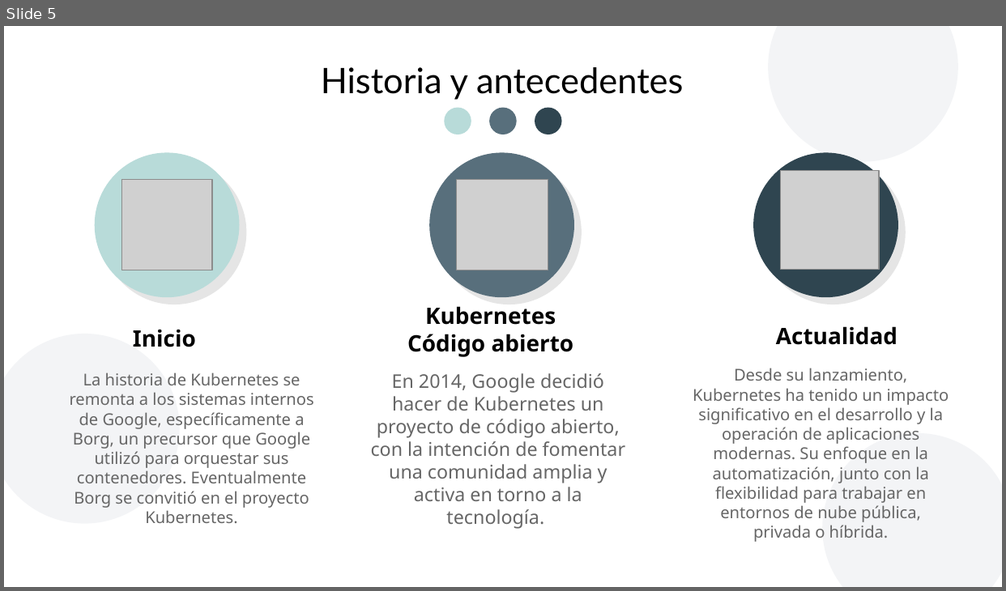
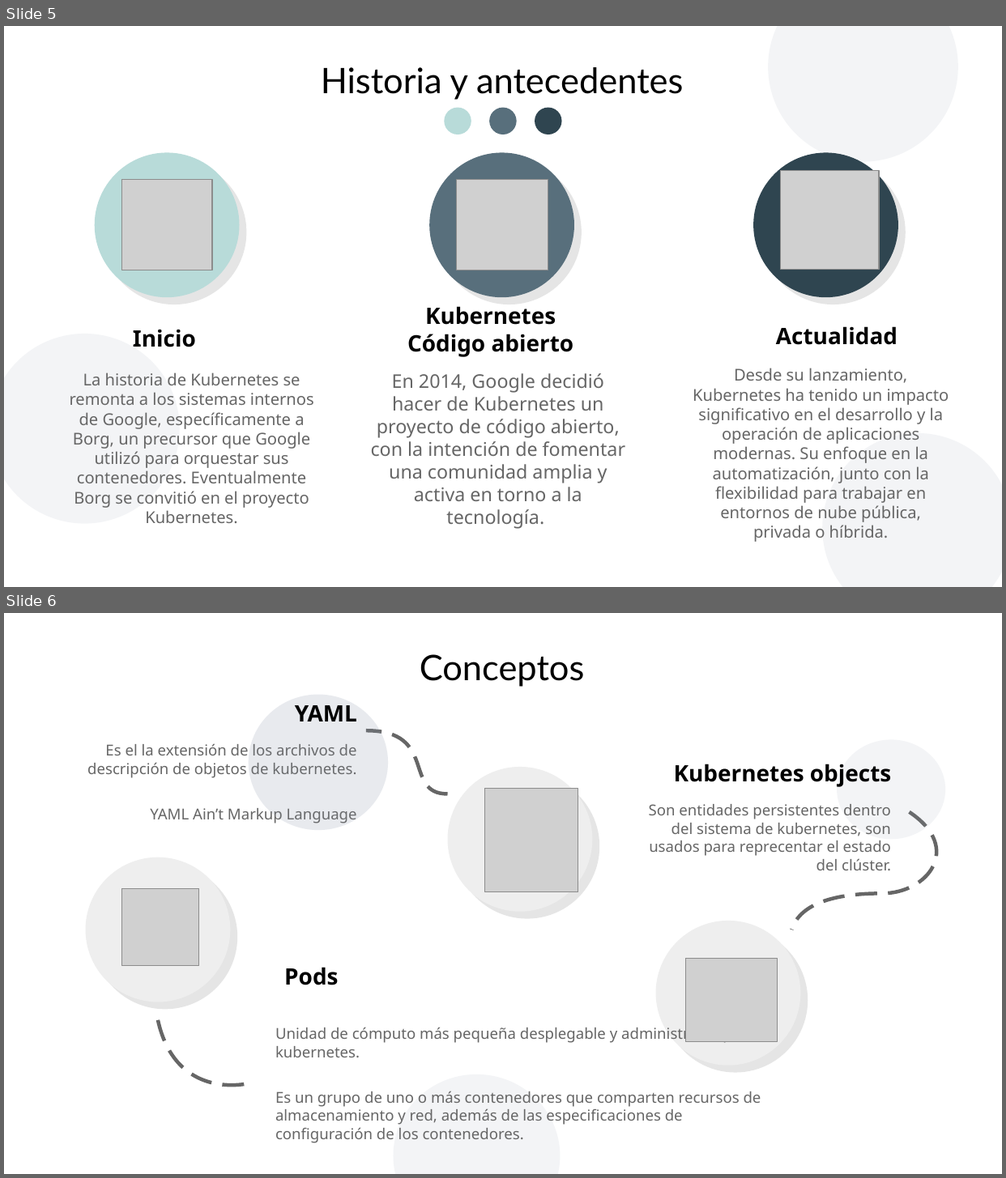
Before and after one commit to ubecerrilv/8semestre, a slide deck: Tecnologias_I/Kubernetes.odp. Shown one above the other, each under a label of ours: slide 5 before the commit, slides 5 and 6 after it. The pictures are 1006x591 and 1006x1178 pixels, drawn with LibreOffice and Linux fonts; fonts in the diff are those of the drawing; grey boxes stand for pictures; background and template pictures are left out. Boxes give left, top, right and bottom in pixels: in the first picture for what was removed or moved away, otherwise in the second. Text is boxed around its words. In the diff, an @@ line names an element or a change of style, - is before the commit and + after.

```diff
--- a/Tecnologias_I/Kubernetes.odp
+++ b/Tecnologias_I/Kubernetes.odp
@@ slide 6 added at [4,613,1002,1174], background #FFFFFF @@
@@ text added at [420,654,585,687], 28 pt, text #000000 @@
+Conceptos
@@ ellipse added at [249,695,388,830], fill #8D99AE at 10% opacity @@
@@ ellipse added at [249,695,388,830], fill #8D99AE at 10% opacity @@
@@ text added at [295,705,357,722], 18 pt, text #000000, bold @@
+YAML
@@ freeform shape added at [366,730,448,794], outline #666666 2.89 pt @@
@@ text added at [87,744,357,824], 12 pt, text #666666 @@
+Es el la extensión de los archivos de descripción de objetos de kubernetes.
+YAML Ain’t Markup Language
@@ ellipse added at [837,740,946,839], fill #8D99AE at 10% opacity @@
@@ ellipse added at [448,767,593,912], fill #EEEEEE @@
@@ text added at [674,764,891,787], 18 pt, text #000000, bold @@
+Kubernetes objects
@@ picture added at [485,789,578,892] @@
@@ text added at [649,804,891,871], 12 pt, text #666666 @@
+Son entidades persistentes dentro del sistema de kubernetes, son usados para reprecentar el estado del clúster.
@@ freeform shape added at [792,812,937,930], outline #666666 2.89 pt @@
@@ ellipse added at [86,858,230,1003], fill #EEEEEE @@
@@ picture added at [121,888,199,966] @@
@@ ellipse added at [656,921,801,1066], fill #EEEEEE @@
@@ text added at [284,967,338,986], 18 pt, text #000000, bold @@
+Pods
@@ picture added at [686,958,778,1042] @@
@@ freeform shape added at [158,1020,249,1086], outline #666666 2.89 pt @@
@@ text added at [275,1025,761,1144], 12 pt, text #666666 @@
+Unidad de cómputo más pequeña desplegable y administrable por kubernetes.
+Es un grupo de uno o más contenedores que comparten recursos de almacenamiento y red, además de las especificaciones de configuración de los contenedores.
@@ ellipse added at [394,1075,560,1174], fill #8D99AE at 10% opacity @@
```
Also in this commit, not shown: 1 slide changed, 3 other slides added, 3 slides removed, 1 other file.
